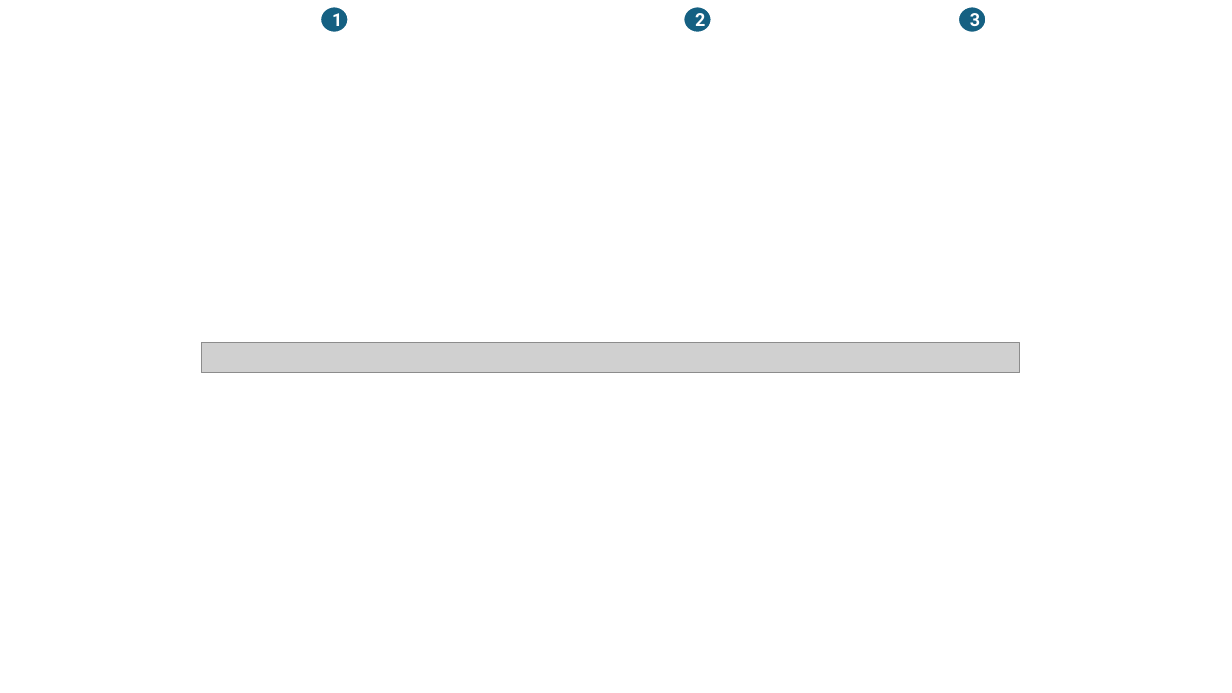
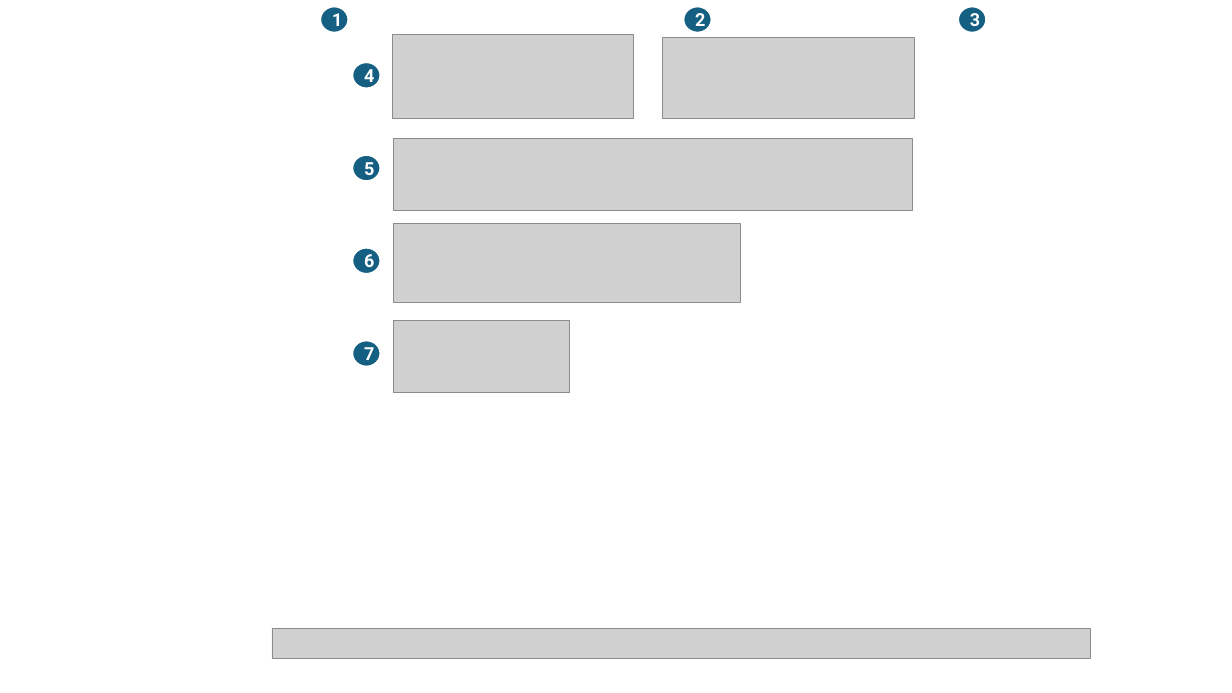
Before and after one commit to FastFurios/Lonely-Lobster, a slide deck: slide 2 of docu/LonelyLobsterDemo-labelled.pptx. Drawn at 1232x693 pixels with LibreOffice and Linux fonts; fonts in the diff are those of the drawing; grey boxes stand for pictures. Boxes give left, top, right and bottom in pixels: in the first picture for what was removed or moved away, otherwise in the second. Text is boxed around its words. In the diff, an @@ line names an element or a change of style, - is before the commit and + after.

```diff
--- a/docu/LonelyLobsterDemo-labelled.pptx
+++ b/docu/LonelyLobsterDemo-labelled.pptx
@@ picture added at [392, 35, 634, 119] @@
@@ picture added at [663, 38, 914, 118] @@
@@ ellipse added at [350, 60, 383, 91], fill #156082, outline #FFFFFF 4.5 pt, 14 pt, text #FFFFFF, bold @@
+4
@@ picture added at [394, 138, 912, 210] @@
@@ ellipse added at [350, 153, 383, 184], fill #156082, outline #FFFFFF 4.5 pt, 14 pt, text #FFFFFF, bold @@
+5
@@ picture added at [394, 223, 740, 302] @@
@@ ellipse added at [350, 246, 383, 276], fill #156082, outline #FFFFFF 4.5 pt, 14 pt, text #FFFFFF, bold @@
+6
@@ picture added at [394, 321, 570, 393] @@
@@ ellipse added at [350, 338, 383, 369], fill #156082, outline #FFFFFF 4.5 pt, 14 pt, text #FFFFFF, bold @@
+7
@@ picture: place and size @@
-picture at [201, 343, 1020, 373]
+picture at [272, 628, 1091, 659]
```
Also in this commit, not shown: 8 other files.
